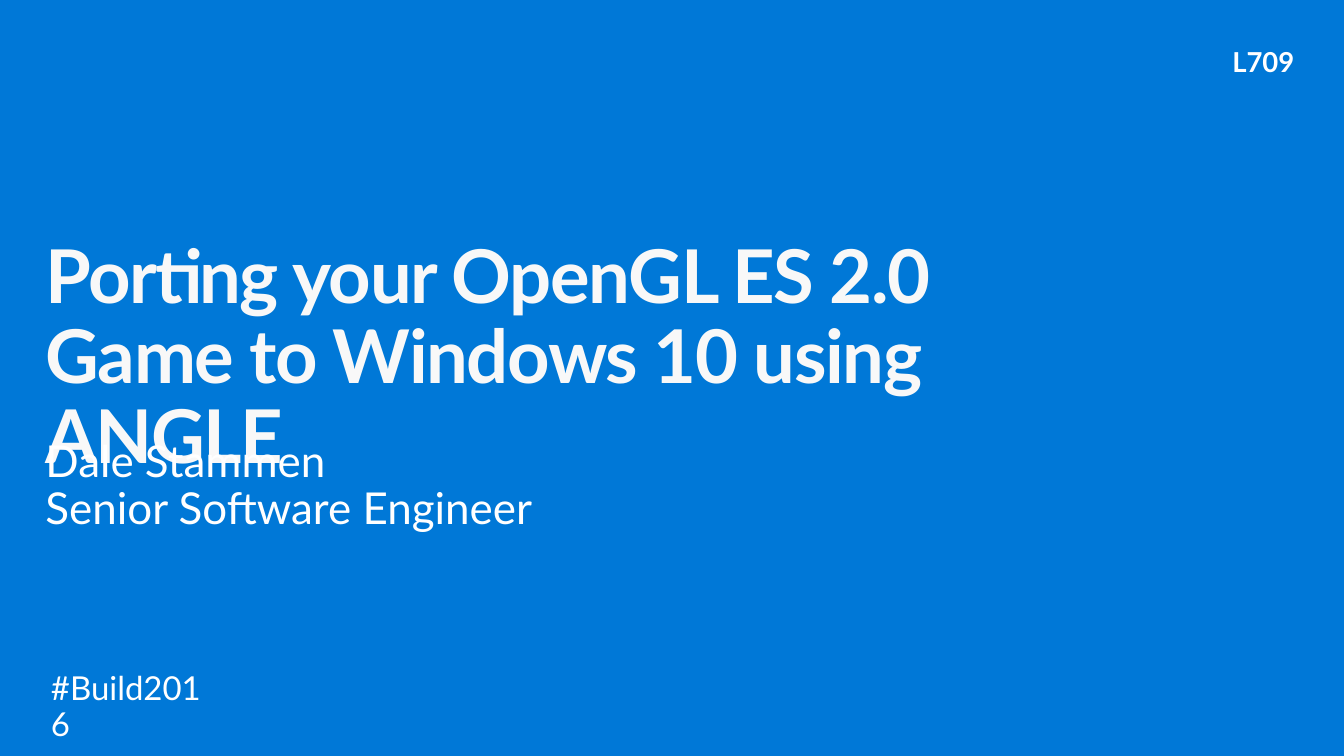
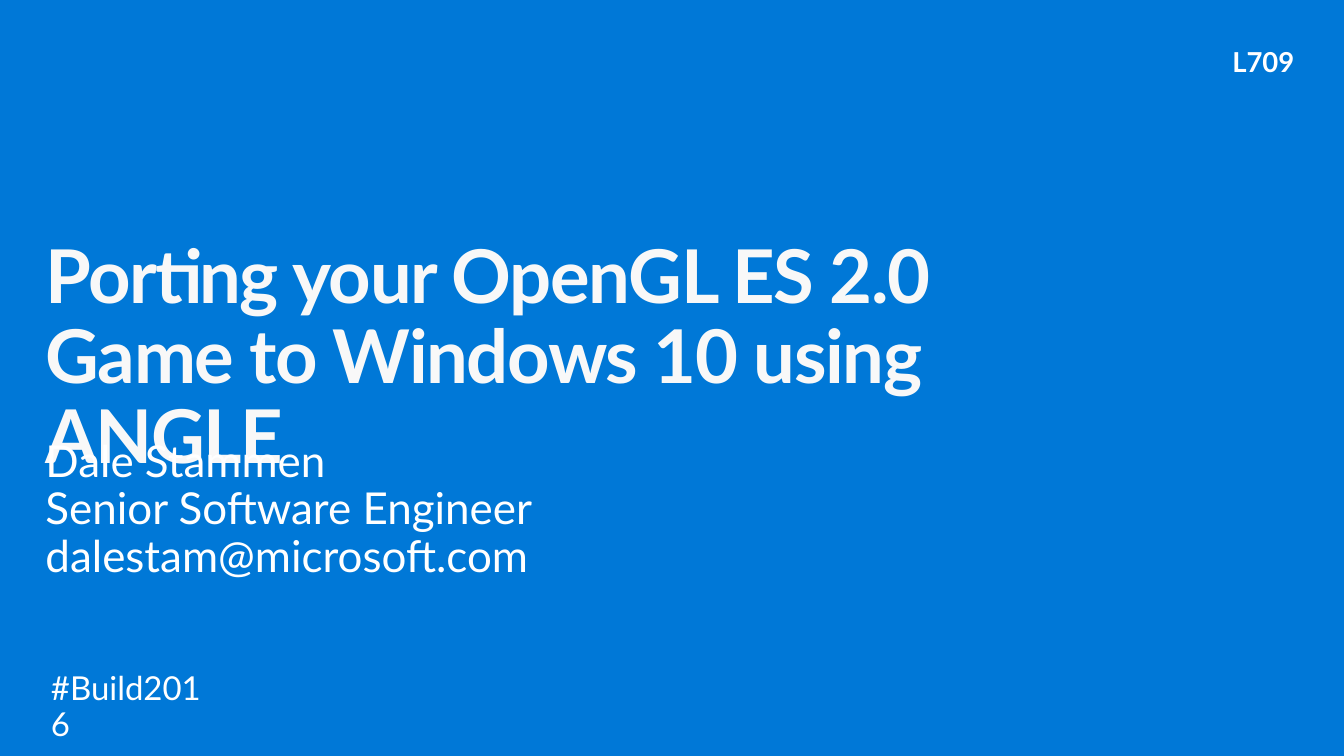
Before and after one commit to Microsoft-Build-2016/CodeLabs-GameDev-3-ANGLE, a slide deck: slide 2 of Presentation.pptx. Drawn at 1344x756 pixels with LibreOffice and Linux fonts; fonts in the diff are those of the drawing; background and template pictures are left out. Boxes give left, top, right and bottom in pixels: in the first picture for what was removed or moved away, otherwise in the second. Text is boxed around its words. In the diff, an @@ line names an element or a change of style, - is before the commit and + after.

```diff
--- a/Presentation.pptx
+++ b/Presentation.pptx
@@ text at (45,539,528,578): paragraph added @@
+dalestam@microsoft.com
```
Also in this commit, not shown: 6 other slides changed, 1 slide added, 1 slide removed.
